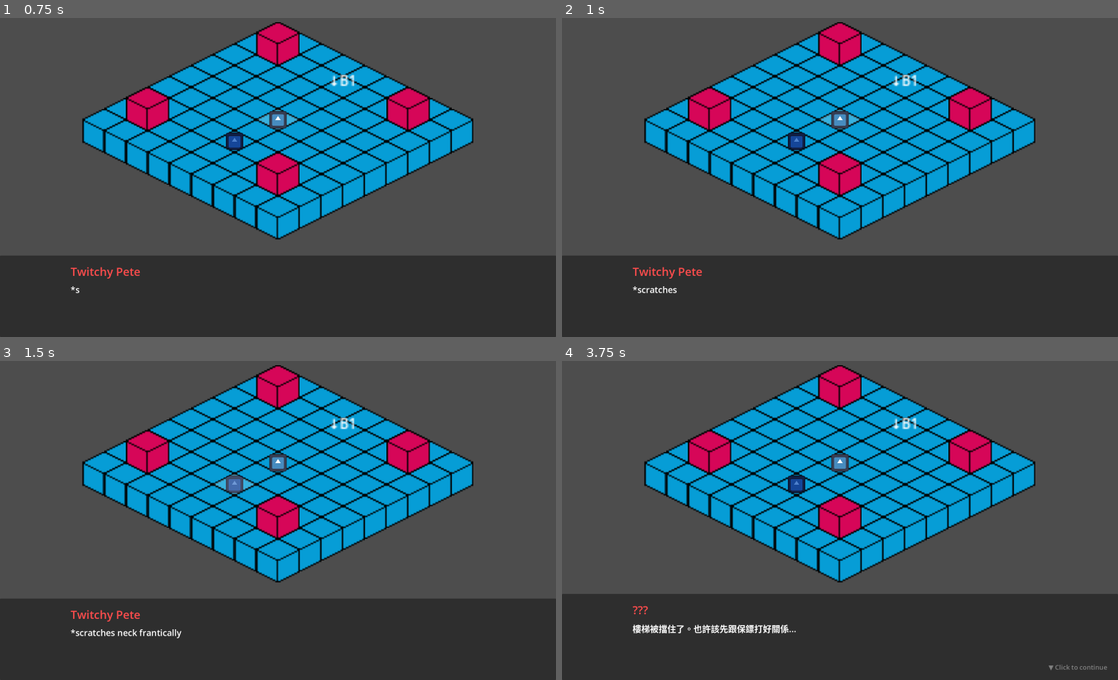
Above: before the commit, frames 1-4 (two rows, left to right).
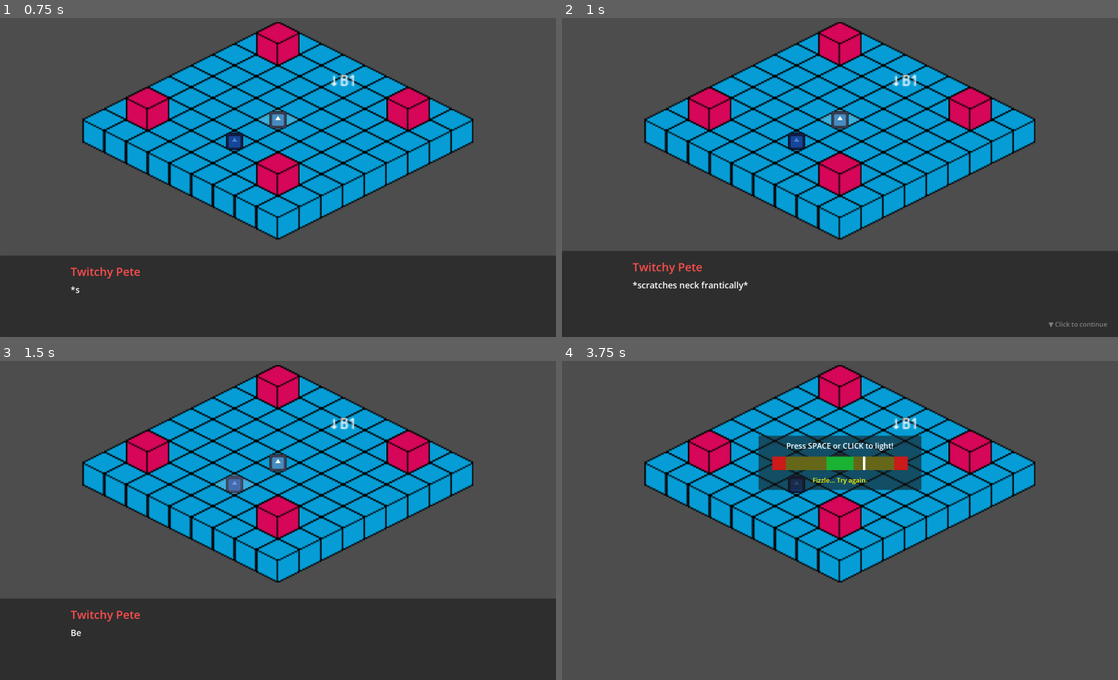
Above: after the commit, the same moments.

Repository: noshawn/hell_nightclub
Game: Godot game, scene res://scenes/main.tscn
Two runs of this game, one before a commit and one after it. Both use one fixed random seed, a clock stepped at 60 frames per second and the inputs below. The engine's default icon, where the game draws it, is replaced by a stand-in: a white triangle on a blue panel in a dark square.
Inputs (mouse positions are in pixels of both pictures, inside the frame that each line leads up to):
- Up to frame 1 (0.75 s): tap Enter at 0.5 s; move the mouse to (278, 120) at 0.52 s; tap Space at 0.6 s; click (278, 120) at 0.67 s
- Up to frame 2 (1 s): tap Space at 0.77 s
- Up to frame 3 (1.5 s): tap Space at 1.07, 1.35 s; move the mouse to (233, 485) at 1.27 s; click (233, 485) at 1.42 s
- Up to frame 4 (3.75 s): tap Space at 1.52, 1.82, 2.75, 2.85, 3.5, 3.6 s; click (867, 635) at 2 s, where only the run after the commit has a clickable "[Light cigarette]"; move the mouse to (906, 440) at 2.77 s; click (906, 440) at 2.92 s; move the mouse to (812, 549) at 3.52 s; click (812, 549) at 3.67 s

Frame 1 is identical in both runs. In frame 2, 2.1% of the frame differs, in the area x 0-100%, y 72-97%; in frame 3, 0.2%; in frame 4, 31%, in the area x 0-100%, y 23-100%.

Commit message:
feat(scenes): add floor B2 and improve dialogue input handling
- Add new floor_b2.tscn scene with stairs, tilemaps, and spawn points
- Update bouncer dialogue to include additional text about borrowing fire
- Refactor dialogue manager input handling to support both mouse and keyboard
- Add space key support for advancing dialogue in addition to mouse clicks
- Register floor B2 in main scene and floor manager
- Consolidate input event handling into _handle_input method for better maintainability

Diff:
--- a/dialogues/bouncer.json
+++ b/dialogues/bouncer.json
@@ -16,7 +16,7 @@
 
   "no_vape": [
     {"speaker": "Bouncer", "text": "噢不。"},
-    {"speaker": "Bouncer", "text": "那更好了，我有紙菸。"},
+    {"speaker": "Bouncer", "text": "那更好了，我有紙菸，借個火吧。"},
     {
       "speaker": "You",
       "text": "",
--- /dev/null
+++ b/scenes/floor_b2.tscn
@@ -0,0 +1,41 @@
+[gd_scene load_steps=4 format=3 uid="uid://floor_b2"]
+
+[ext_resource type="PackedScene" uid="uid://bllke6nby7koo" path="res://scenes/tilemaps.tscn" id="1_tilemaps"]
+[ext_resource type="Script" path="res://scripts/stairs.gd" id="2_stairs"]
+
+[sub_resource type="RectangleShape2D" id="RectangleShape2D_stairs"]
+size = Vector2(16, 16)
+
+[node name="FloorB2" type="Node2D"]
+
+[node name="TileMaps" parent="." instance=ExtResource("1_tilemaps")]
+modulate = Color(0.4, 0.3, 0.5, 1)
+
+[node name="StairsToB1" type="Area2D" parent="TileMaps"]
+position = Vector2(-48, -16)
+script = ExtResource("2_stairs")
+target_floor = "B1"
+spawn_point = "from_B2"
+
+[node name="CollisionShape2D" type="CollisionShape2D" parent="TileMaps/StairsToB1"]
+shape = SubResource("RectangleShape2D_stairs")
+
+[node name="Label" type="Label" parent="TileMaps/StairsToB1"]
+offset_left = -20.0
+offset_top = -20.0
+offset_right = 20.0
+offset_bottom = 0.0
+theme_override_font_sizes/font_size = 10
+text = "↑B1"
+horizontal_alignment = 1
+
+[node name="Camera2D" type="Camera2D" parent="TileMaps"]
+zoom = Vector2(5, 5)
+
+[node name="SpawnPoints" type="Node2D" parent="."]
+
+[node name="default" type="Marker2D" parent="SpawnPoints"]
+position = Vector2(0, 0)
+
+[node name="from_B1" type="Marker2D" parent="SpawnPoints"]
+position = Vector2(-48, 0)
--- a/scenes/main.tscn
+++ b/scenes/main.tscn
@@ -6,6 +6,7 @@
 [ext_resource type="PackedScene" path="res://scenes/lighter_minigame.tscn" id="4_lighter"]
 [ext_resource type="PackedScene" path="res://scenes/floor_1f.tscn" id="5_floor1f"]
 [ext_resource type="PackedScene" path="res://scenes/floor_b1.tscn" id="6_floorb1"]
+[ext_resource type="PackedScene" path="res://scenes/floor_b2.tscn" id="7_floorb2"]
 
 [node name="main" type="Node2D"]
 script = ExtResource("1_main")
@@ -18,6 +19,9 @@
 [node name="FloorB1" parent="." instance=ExtResource("6_floorb1")]
 visible = false
 
+[node name="FloorB2" parent="." instance=ExtResource("7_floorb2")]
+visible = false
+
 [node name="DialogueManager" parent="." instance=ExtResource("3_dialogue")]
 
 [node name="LighterMinigame" parent="." instance=ExtResource("4_lighter")]
--- a/scripts/dialogue_manager.gd
+++ b/scripts/dialogue_manager.gd
@@ -28,14 +28,27 @@
 	panel.gui_input.connect(_on_panel_gui_input)
 
 func _on_panel_gui_input(event: InputEvent) -> void:
+	_handle_input(event)
+
+func _unhandled_input(event: InputEvent) -> void:
+	_handle_input(event)
+
+func _handle_input(event: InputEvent) -> void:
 	if not is_active:
 		return
+
+	var should_advance = false
+
 	if event is InputEventMouseButton and event.pressed and event.button_index == MOUSE_BUTTON_LEFT:
+		should_advance = true
+	elif event is InputEventKey and event.pressed and event.keycode == KEY_SPACE:
+		should_advance = true
+
+	if should_advance:
 		if choices_container.get_child_count() > 0:
 			return
 
 		if is_typing:
-			# Skip to full text
 			skip_typewriter()
 		else:
 			advance_dialogue()
--- a/scripts/main.gd
+++ b/scripts/main.gd
@@ -3,6 +3,7 @@
 @onready var floor_manager: FloorManager = $FloorManager
 @onready var floor_1f: Node2D = $Floor1F
 @onready var floor_b1: Node2D = $FloorB1
+@onready var floor_b2: Node2D = $FloorB2
 
 func _ready() -> void:
 	print("Welcome to Hell Night Club - 1F")
@@ -12,6 +13,7 @@
 	# Register floors
 	floor_manager.register_floor("1F", floor_1f)
 	floor_manager.register_floor("B1", floor_b1)
+	floor_manager.register_floor("B2", floor_b2)
 
 func _process(_delta: float) -> void:
 	pass
Not shown: 1 places in scenes/main.tscn that only renumber resources
